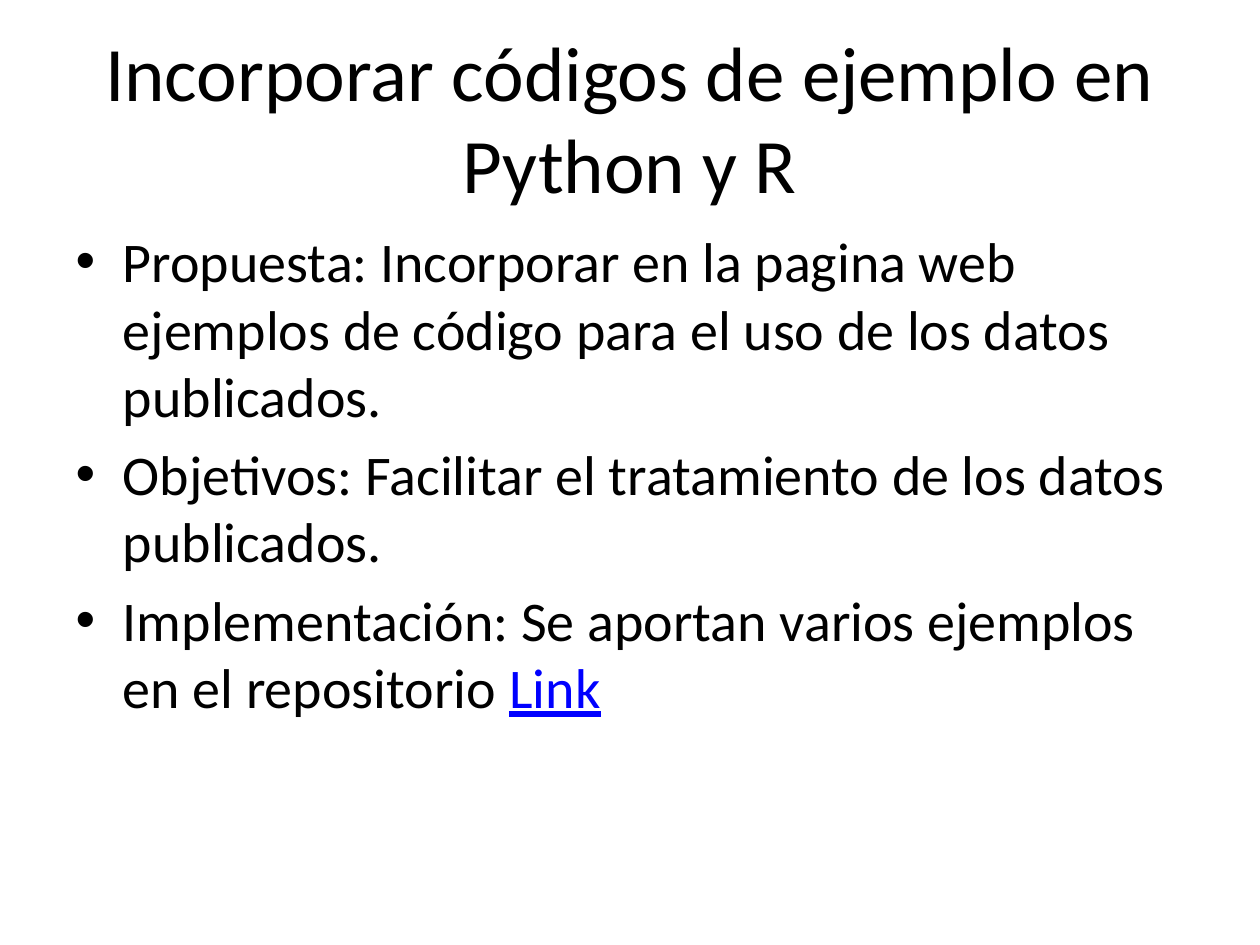
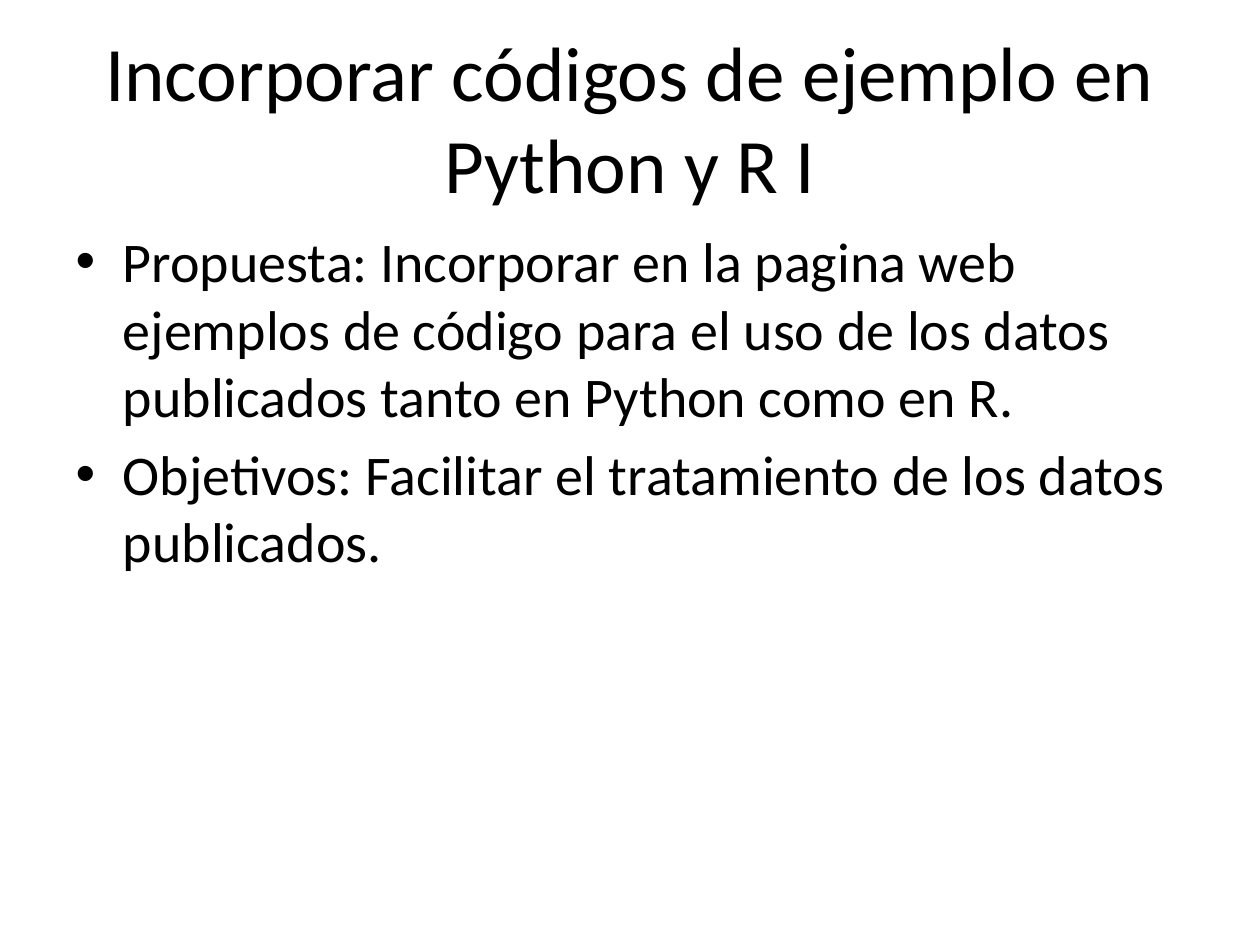
Before and after one commit to santiagomota/datos-madrid-presentacion, a slide deck: slide 6 of docs/index.pptx. Drawn at 1260x945 pixels with LibreOffice and Linux fonts; fonts in the diff are those of the drawing. Boxes give left, top, right and bottom in pixels: in the first picture for what was removed or moved away, otherwise in the second. Text is boxed around its words. In the diff, an @@ line names an element or a change of style, - is before the commit and + after.

```diff
--- a/docs/index.pptx
+++ b/docs/index.pptx
@@ title at [105, 47, 1153, 206]: text changed @@
-Incorporar códigos de ejemplo en Python y R
+Incorporar códigos de ejemplo en Python y R I
@@ text at [123, 243, 1109, 426]: text changed @@
-• Propuesta: Incorporar en la pagina web ejemplos de código para el uso de los datos publicados.
+• Propuesta: Incorporar en la pagina web ejemplos de código para el uso de los datos publicados tanto en Python como en R.
@@ text at [123, 602, 1134, 717]: paragraph removed @@
-• Implementación: Se aportan varios ejemplos en el repositorio Link
```
Also in this commit, not shown: 1 slide added, 4 other files.
